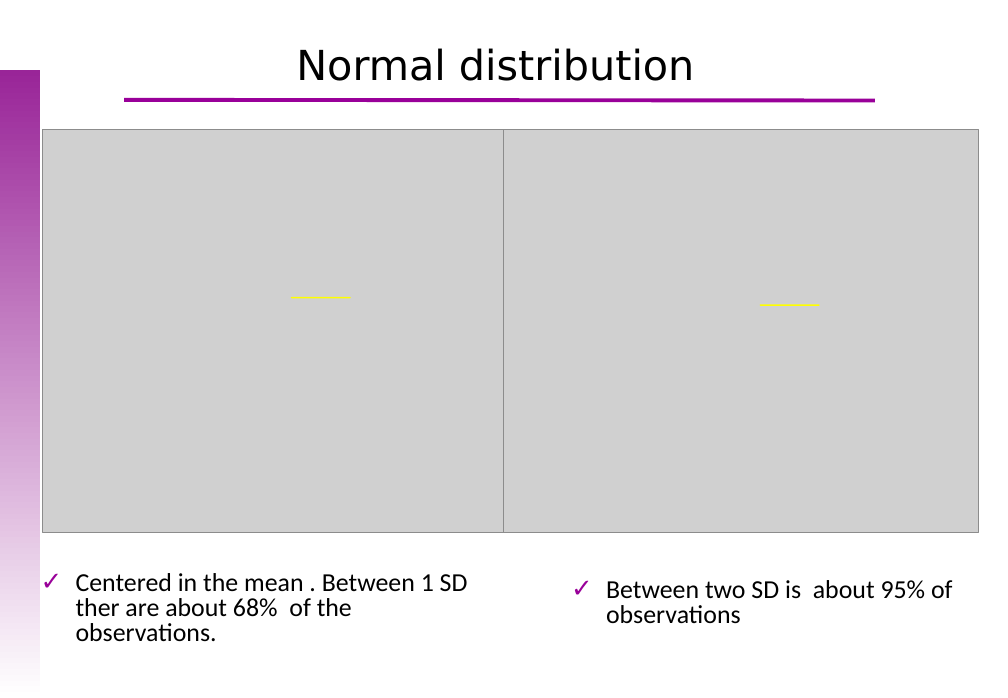
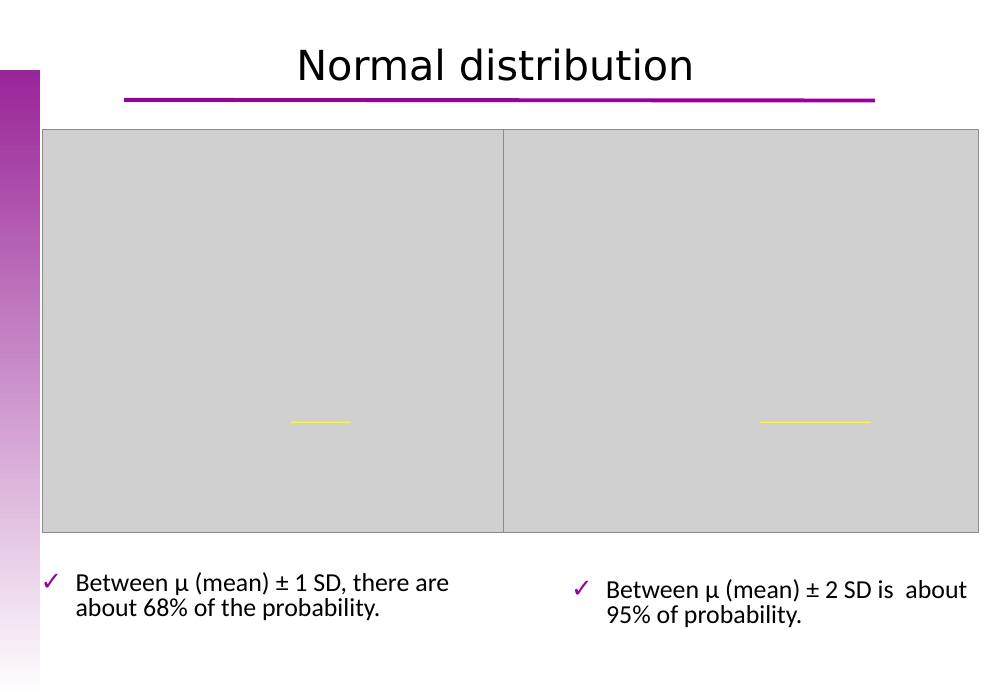
Before and after one commit to uebvhir/Course_Basic_Statistics-VHIO-2019, a slide deck: slide 28 of Sessio_2/EBB_2018_Session_2_Descriptive_analysis.ppt. Drawn at 1008x698 pixels with LibreOffice and Linux fonts; fonts in the diff are those of the drawing; grey boxes stand for pictures; background and template pictures are left out. Boxes give left, top, right and bottom in pixels: in the first picture for what was removed or moved away, otherwise in the second. Text is boxed around its words. In the diff, an @@ line names an element or a change of style, - is before the commit and + after.

```diff
--- a/Sessio_2/EBB_2018_Session_2_Descriptive_analysis.ppt
+++ b/Sessio_2/EBB_2018_Session_2_Descriptive_analysis.ppt
@@ line moved from (291, 298) - (350, 298) to (291, 422) - (350, 422) @@
@@ line moved from (760, 305) - (818, 305) to (760, 422) - (869, 422) @@
@@ text at (76, 572, 449, 621): text changed @@
-✓ Centered in the mean . Between 1 SD ther are about 68% of the observations.
+✓ Between μ (mean) ± 1 SD, there are about 68% of the probability.
@@ text at (606, 579, 967, 628): text changed @@
-✓ Between two SD is about 95% of observations
+✓ Between μ (mean) ± 2 SD is about 95% of probability.
```
Also in this commit, not shown: 21 other slides changed, 1 slide added, 1 slide removed, 1 other file.
